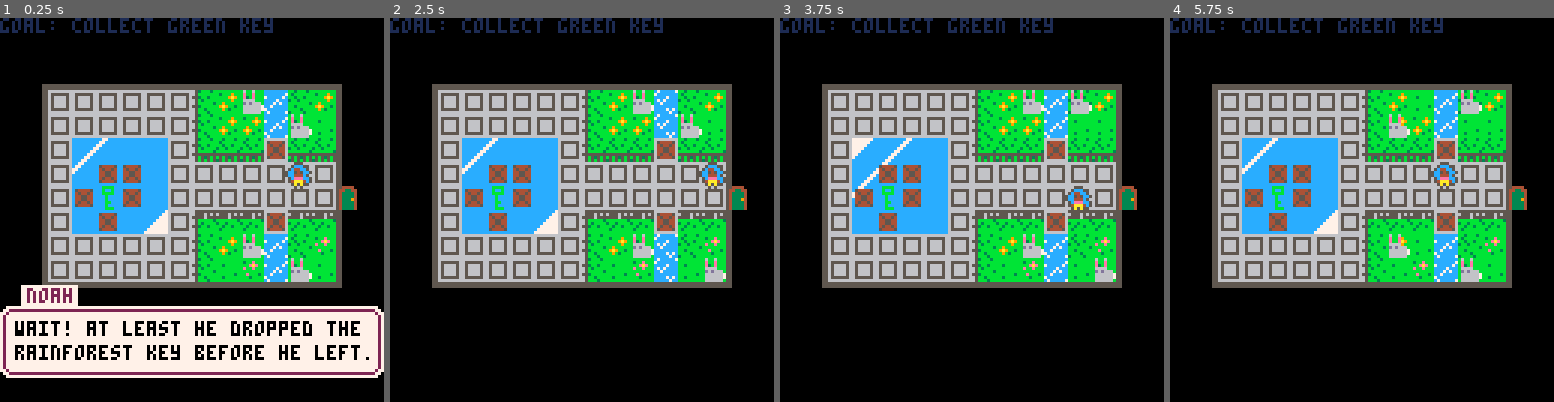
Above: before the commit, frames 1-4 (left to right).
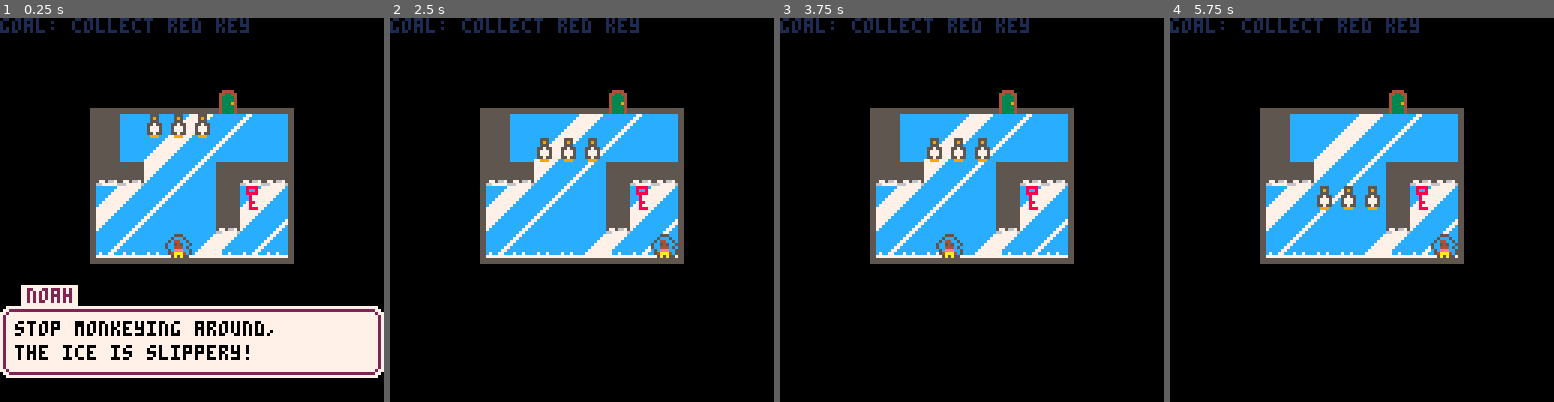
Above: after the commit, the same moments.

Repository: avalkyrie/zoo-game
Game: PICO-8 cartridge zoo.p8
Two runs of this game, one before a commit and one after it. Both use one fixed random seed, a clock stepped at 60 frames per second and the inputs below.
Inputs:
- Up to frame 1 (0.25 s): no input
- Up to frame 2 (2.5 s): tap X (X key) at 0.33, 1.07, 1.85 s; tap O (Z key) at 0.7, 1.7, 2.1 s; hold Right 1.6-2.1 s; hold Up 2.15-2.42 s; hold Right from 2.47 s (still down)
- Up to frame 3 (3.75 s): tap O (Z key) every 0.4 s from 2.5 to 3.7 s; tap X (X key) at 2.97 s; release Right at 3.03 s; hold Left 3.08-3.58 s; hold Down from 3.63 s (still down)
- Up to frame 4 (5.75 s): release Down at 3.97 s; hold Right 4.02-4.68 s; tap X (X key) at 4.08, 5.2 s; tap O (Z key) every 0.4 s from 4.1 to 5.7 s; hold Up 4.73-5.03 s; hold Left 5.08-5.68 s; hold Down from 5.73 s (still down)

The runs differ from the first frame. In frame 1, 40% of the frame differs, in the area x 3-97%, y 0-90%; in frame 2, 38%; in frame 3, 38%; in frame 4, 38%.

Commit message:
Update level order, update key in ice 1.

Diff:
--- a/zoo.p8
+++ b/zoo.p8
@@ -12,7 +12,7 @@
 keyitemphase = "keyitem"
 gamephase = "game"
 
-state={menu=game,lvl=2,phase=introphase}
+state={menu=game,lvl=3,phase=introphase}
 
 maprect = {} -- x, y, width, height, xdrawoffset, ydrawoffset
 
@@ -226,7 +226,7 @@
 		dialog[introphase] = {{"noah", "wait! at least he dropped the","rainforest key before he left."}}
 		dialog[keyitemphase] = {{"noah", "the key! guess i can go","back or mess around here for","a bit..."}}
 		goal = "goal: collect green key"
-	elseif (state.lvl == 3) then
+	elseif (state.lvl == 6) then
 		-- rainforest 1
 		maprect = {0, 8, 8, 8, 4, 4}
 		player.isvertical = true
@@ -235,24 +235,27 @@
 		exit.x = 0
 		exit.y = 7
 		exit.sprite = index.cexit
-		sprites[3][6] = index.key2
+		sprites[3][6] = index.key
 		blocks[6][4] = index.block
 		animals[2][5] = index.usnake
 		dialog[introphase] = {{"noah", "that snake doesn't look","very friendly..."}}
+		goal = "goal: collect yellow key"
+	elseif (state.lvl == 7) then
+		-- aquarium 1 - NEW
+		maprect = {0, 16, 8, 8, 4, 4}
+		player.x = 1
+		player.y = 8
+		player.oxygen = 6
+		player.sprite = index.playerscuba
+		exit.x = 1
+		exit.y = 0
+		exit.sprite = index.cexit
+		sprites[8][8] = index.key
+		aas(animals, {index.flturtle,7,2,index.blturtle,8,2,index.ujelly1,2,1,index.jelly1,1,1,index.jelly1,6,6})
+		aa(sprites, index.tank, {2,3, 7,3, 5,7, 8,6})
+		dialog[introphase] = {{"noah", "mackers, when did you learn to","scuba dive?"}}
 		goal = "goal: collect key"
-	elseif (state.lvl == 10) then
-		-- rainforest 2 - unused
-		maprect = {8, 8, 16, 8, 0, 4}
-		player.isvertical = true
-		player.x = 12
-		player.y = 2
-		exit.x = 1
-		exit.y = 8
-		exit.sprite = index.oexit
-		aas(sprites, {index.yenest,2,2,index.benest,15,2,index.penest,7,7})
-		aas(animals, {index.pbird2,4,3,index.bbird2,13,6,index.usnake,2,8})
-		aa(blocks, index.block, {2,5,11,3,14,3})
-	elseif (state.lvl == 4) then
+	elseif (state.lvl == 8) then
 		-- aquarium 1
 		maprect = {0, 16, 8, 8, 4, 4}
 		player.x = 1
@@ -267,7 +270,7 @@
 		aa(sprites, index.tank, {2,3, 7,3, 5,7, 8,6})
 		dialog[introphase] = {{"noah", "mackers, when did you learn to","scuba dive?"}}
 		goal = "goal: collect key"
-	elseif (state.lvl == 5) then
+	elseif (state.lvl == 9) then
 		-- aquarium 2
 		maprect = {24, 16, 9, 10, 3.5, 2.5}
 		player.x = 5
@@ -298,7 +301,7 @@
 			{"noah", "karen?"},
 			{"noah", "oh, well, i'm here anyway..."}
 		}
-	elseif (state.lvl == 6) then
+	elseif (state.lvl == 3) then
 		-- tundra 1
 		maprect = {0, 0, 8, 6, 4, 4}
 		player.x = 4
@@ -306,11 +309,11 @@
 		exit.x = 6
 		exit.y = 0
 		exit.sprite = index.cexit
-		sprites[7][4] = index.key
+		sprites[7][4] = index.key3
 		aa(animals, index.dpenguin, {3,1,4,1,5,1})
 		dialog[introphase] = {{"noah", "stop monkeying around,","the ice is slippery!"}}
-		goal = "goal: collect key"
-	elseif (state.lvl == 7) then
+		goal = "goal: collect red key"
+	elseif (state.lvl == 4) then
 		-- tundra 2
 		maprect = {8, 0, 8, 8, 4, 4}
 		player.x = 1
@@ -325,6 +328,21 @@
 		aa(animals, index.dpenguin, {3,1,4,1,5,1})
 		animals[4][5] = index.bwhale
 		animals[3][5] = index.fwhale
+	elseif (state.lvl == 5) then
+		-- tundra 3
+		maprect = {8, 0, 8, 8, 4, 4}
+		player.x = 1
+		player.y = 3
+		player.goalsprite = index.bow
+		player.goalneededcount = 3
+		exit.x = 6
+		exit.y = 9
+		exit.sprite = index.oexit
+		aa(sprites, index.bow, {2,4,4,2,6,1})
+		aa(blocks, index.block, {2,2,6,2})
+		aa(animals, index.dpenguin, {3,1,4,1,5,1})
+		animals[4][5] = index.bwhale
+		animals[3][5] = index.fwhale
 
 		dialog[introphase] = {
 			{"noah", "i need this day to be over."},
@@ -339,7 +357,7 @@
 			{"noah", "karen?"},
 		}
 		dialog[outrophase] = {{"noah", "penguins looking dapper, great.","time to get out of here...wait,","where is the door back?"}}
-	elseif (state.lvl == 8) then
+	elseif (state.lvl == 10) then
 		-- tundra 2
 		maprect = {34, 14, 9, 13, 3.5, 1}
 		player.x = 4
@@ -363,7 +381,7 @@
 			{"noah", "oh, that's it? find the soul","of a kitsune and freeze it?","thanks karen!"}
 		}
 		dialog[outrophase] = {{"noah", "phew! someone else has got to","thaw that thing out tomorrow.","for now, i'm going home!"}}
-	elseif (state.lvl == 9) then
+	elseif (state.lvl == 11) then
 		-- end menu
 		maprect = {96, 0, 16, 16, 0, 0}
 		aa(animals, 218, {5,8}) -- hat bunny
@@ -754,7 +772,7 @@
 	hasplayedkey = false
 	hasplayedoutro = false
 
-	if (state.lvl == 9) state.menu = endmenu
+	if (state.lvl == 11) state.menu = endmenu
 	_init()
 end
 
